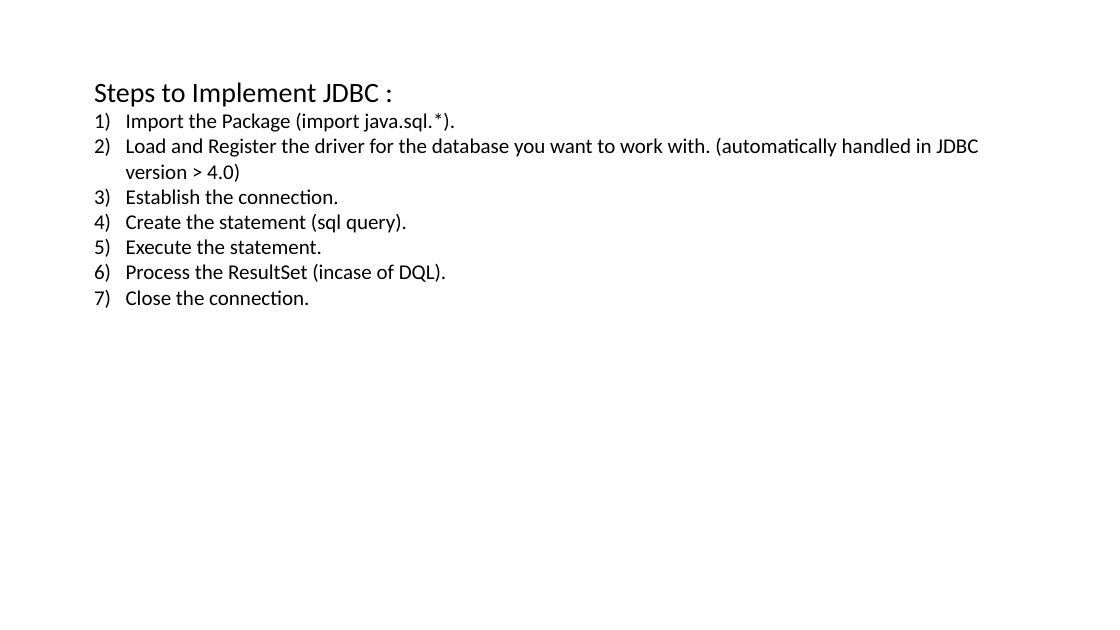
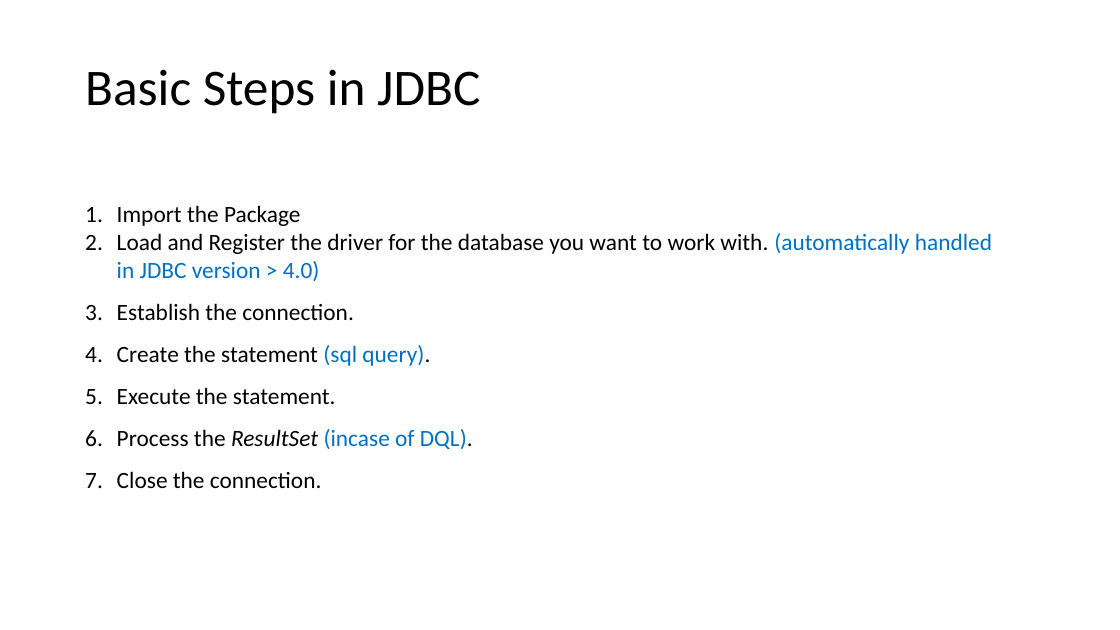
Before and after one commit to psp2108/JDBC_demo, a slide deck: slide 4 of JDBC_PPT/JDBC.pptx. Drawn at 1120x630 pixels with LibreOffice and Linux fonts; fonts in the diff are those of the drawing. Boxes give left, top, right and bottom in pixels: in the first picture for what was removed or moved away, otherwise in the second. Text is boxed around its words. In the diff, an @@ line names an element or a change of style, - is before the commit and + after.

```diff
--- a/JDBC_PPT/JDBC.pptx
+++ b/JDBC_PPT/JDBC.pptx
@@ text added at <box>85,69,480,114</box>, 44 pt, text #000000 @@
+Basic Steps in JDBC
@@ text "Import the Package": place and size @@
-text "Import the Package" at <box>94,82,978,305</box>
+text "Import the Package" at <box>117,205,992,488</box>
@@ text at <box>117,205,300,226</box>: text changed; size 18 to 20 pt @@
-Steps to Implement JDBC :
-1) Import the Package (import java.sql.*).
+1. Import the Package
@@ text at <box>117,233,992,488</box>: size 18 to 20 pt; text colour #000000 to #0070C0 in "(automatically handled in JDBC version > 4.0)", "(sql query).", "(incase of DQL)."; italic on in "ResultSet"; bullet 1) to 1.; line spacing 1 to 1.5 @@
```
Also in this commit, not shown: 11 other slides changed, 4 slides added, 3 slides removed.
